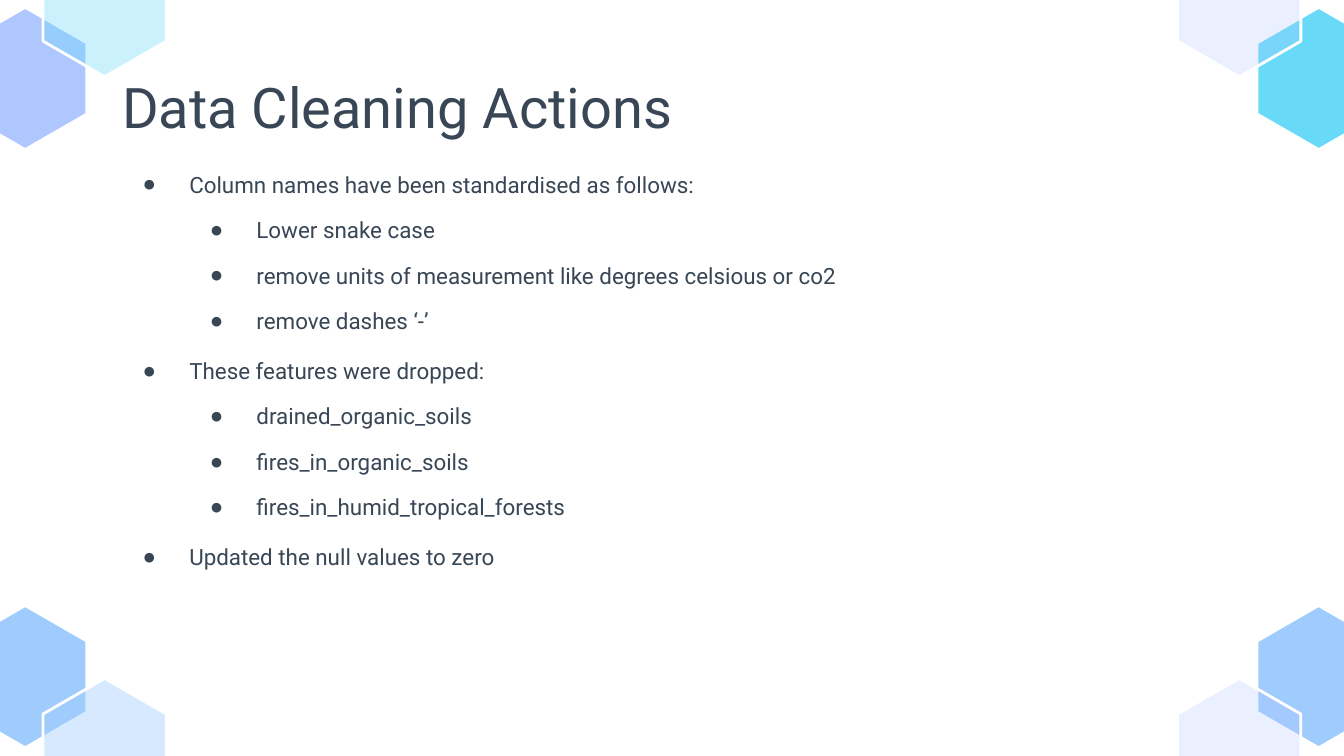
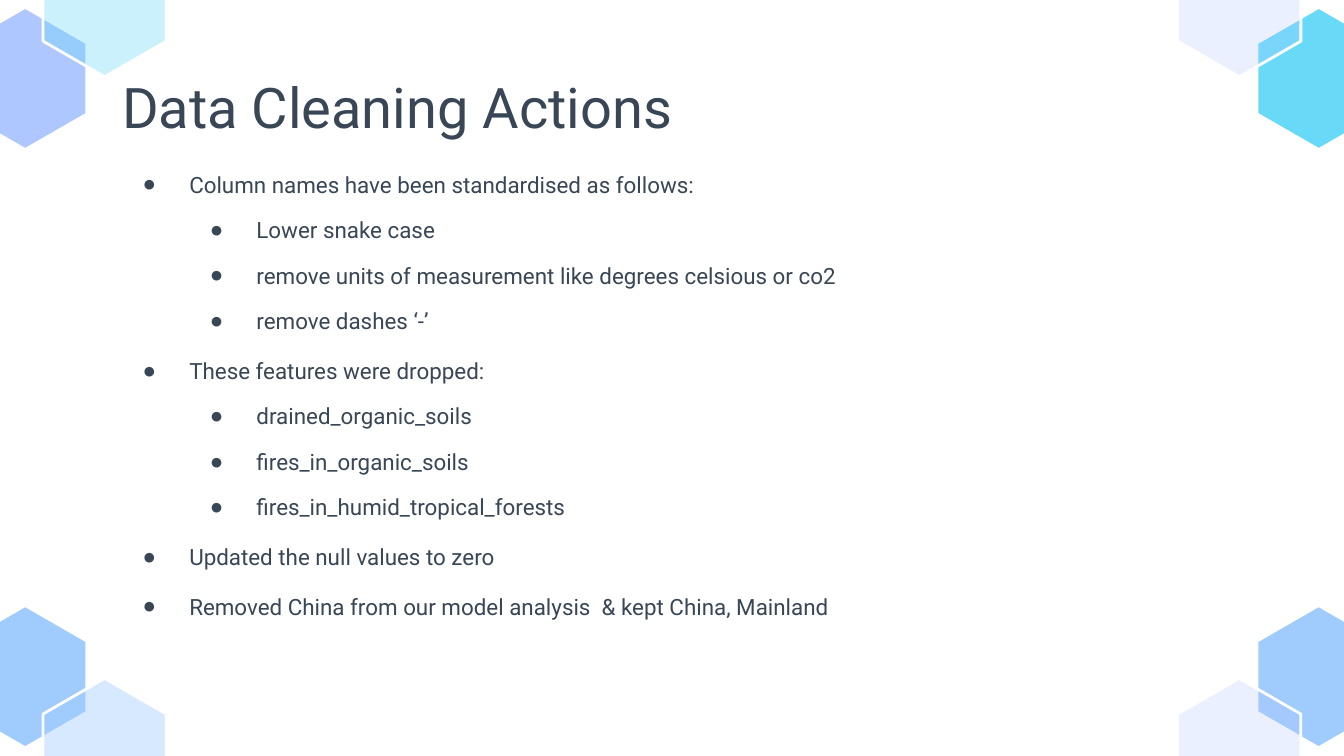
Before and after one commit to glenad/2403-ptds-regression, a slide deck: slide 16 of 2403_ PT_DS_Regression_Agri-food sector- Analysis.pptx (slide 17 before the commit). Drawn at 1344x756 pixels with LibreOffice and Linux fonts; fonts in the diff are those of the drawing. Boxes give left, top, right and bottom in pixels: in the first picture for what was removed or moved away, otherwise in the second. Text is boxed around its words. In the diff, an @@ line names an element or a change of style, - is before the commit and + after.

```diff
--- a/2403_ PT_DS_Regression_Agri-food sector- Analysis.pptx
+++ b/2403_ PT_DS_Regression_Agri-food sector- Analysis.pptx
@@ text at bbox=[189, 598, 828, 620]: paragraph added @@
+● Removed China from our model analysis & kept China, Mainland
```
Also in this commit, not shown: 10 other slides changed, 1 slide added, 5 slides removed.
